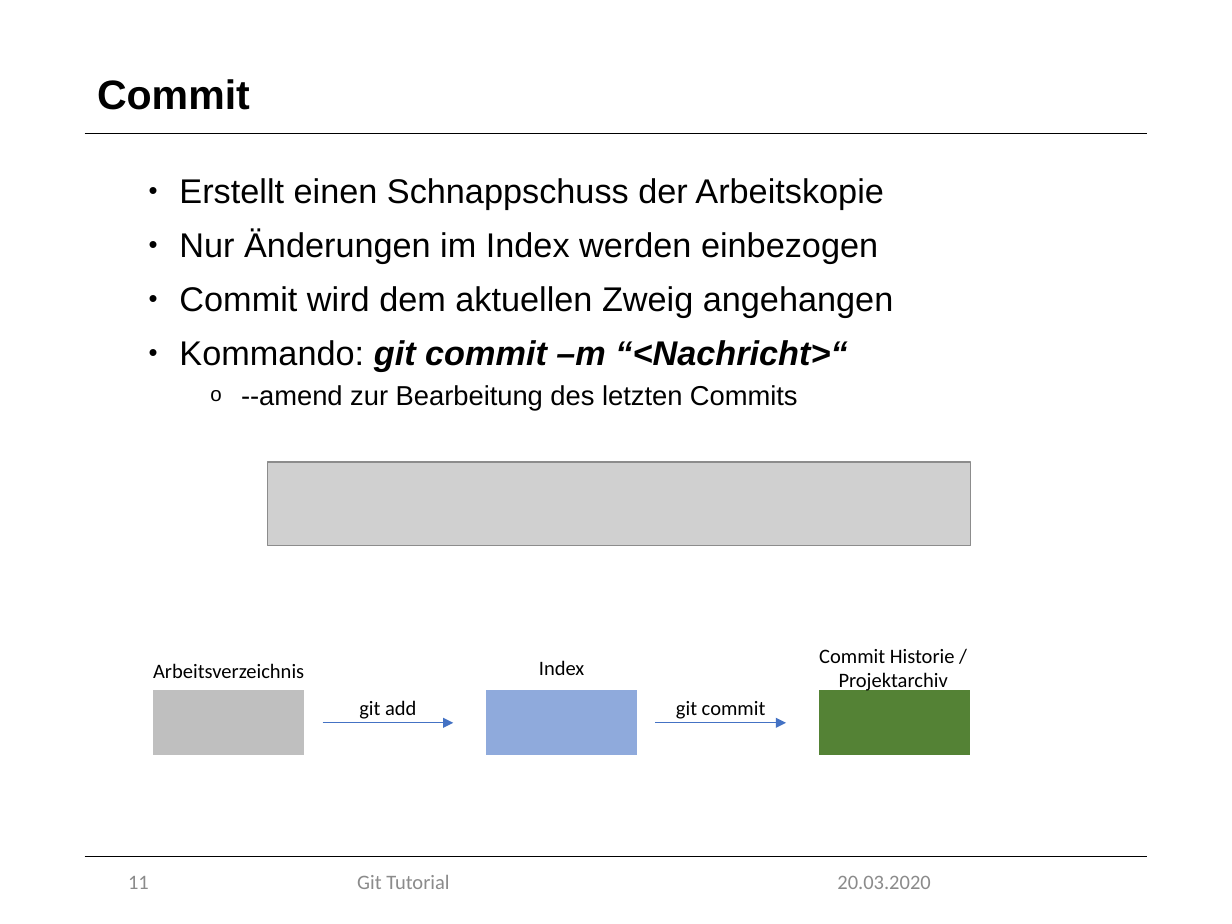
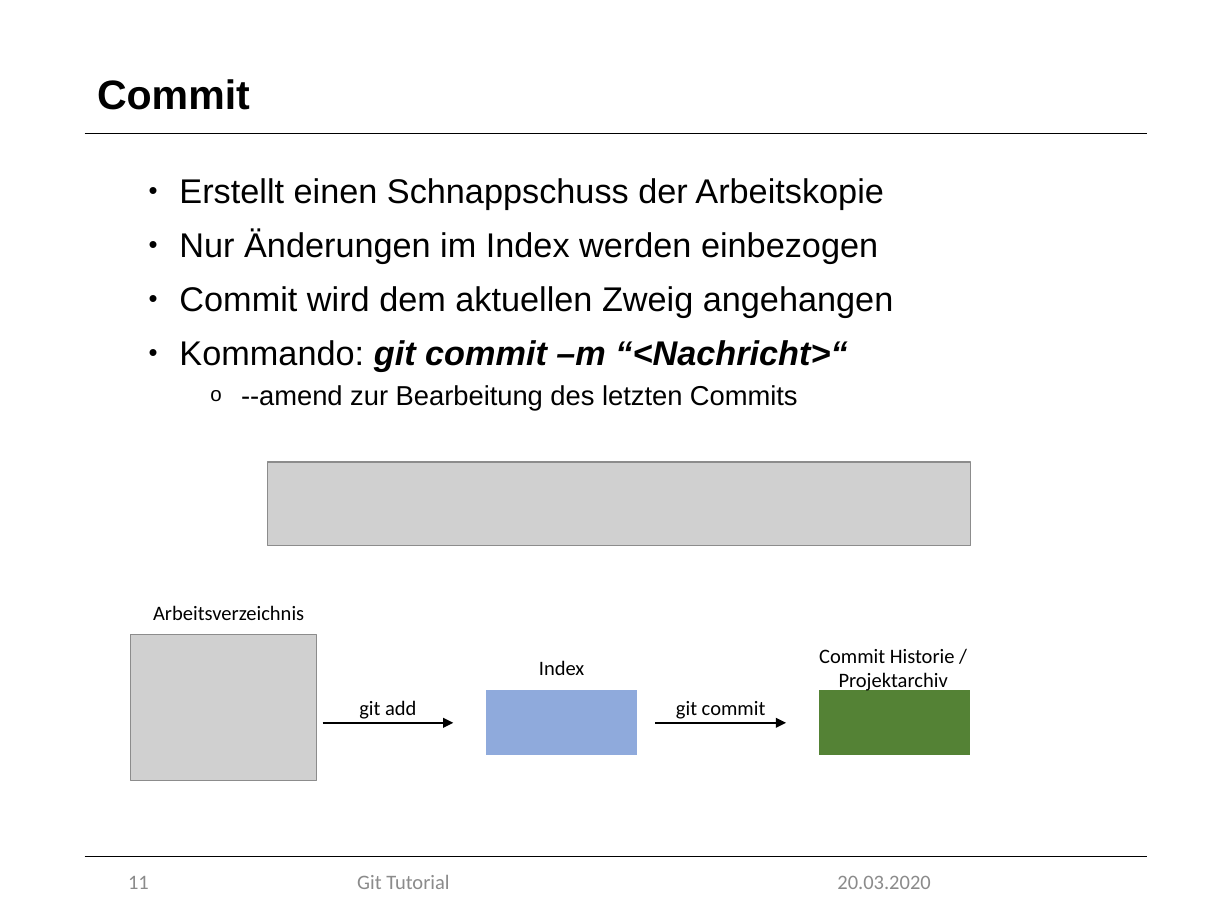
Before and after one commit to marcretzlaff/projektarbeit, a slide deck: slide 11 of Präsentation-90min/Präsentation-90min.pptx. Drawn at 1232x924 pixels with LibreOffice and Linux fonts; fonts in the diff are those of the drawing; grey boxes stand for pictures; background and template pictures are left out. Boxes give left, top, right and bottom in pixels: in the first picture for what was removed or moved away, otherwise in the second. Text is boxed around its words. In the diff, an @@ line names an element or a change of style, - is before the commit and + after.

```diff
--- a/Präsentation-90min/Präsentation-90min.pptx
+++ b/Präsentation-90min/Präsentation-90min.pptx
@@ text "Arbeitsverzeichnis": place and size @@
-text "Arbeitsverzeichnis" at bbox=[153, 663, 304, 678]
+text "Arbeitsverzeichnis" at bbox=[153, 605, 304, 620]
@@ picture added at bbox=[131, 634, 317, 781] @@
@@ rectangle removed at bbox=[153, 690, 306, 756] @@
@@ arrow (323, 723) - (453, 723): stroke #4472C4 0.5 pt to #000000 1 pt @@
@@ arrow (655, 723) - (786, 723): stroke #4472C4 0.5 pt to #000000 1 pt @@
```
Also in this commit, not shown: 4 other slides changed.
